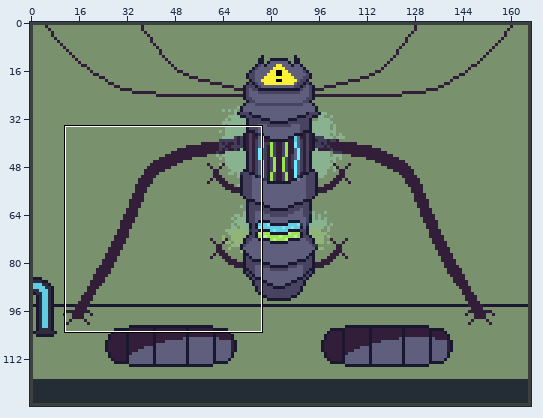
Sprite sheet: Sprites/Erik/Reactor.png. Above, an overview of the earlier version with the close-up marked.
Close-up. As it was:
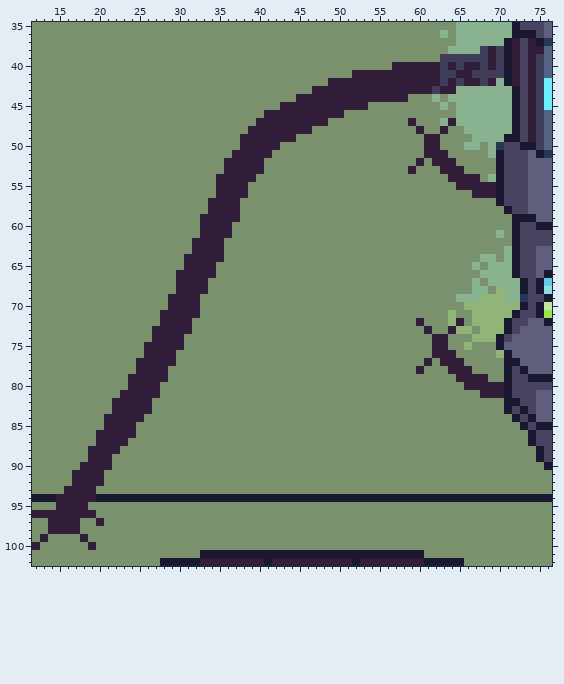
The file is 167x128 pixels. Colours within 5 levels of each other are drawn and written as one. Shown: x 12..76, y 35..102. The commit also changed other parts of the picture, which this record leaves out.
Now the later version:
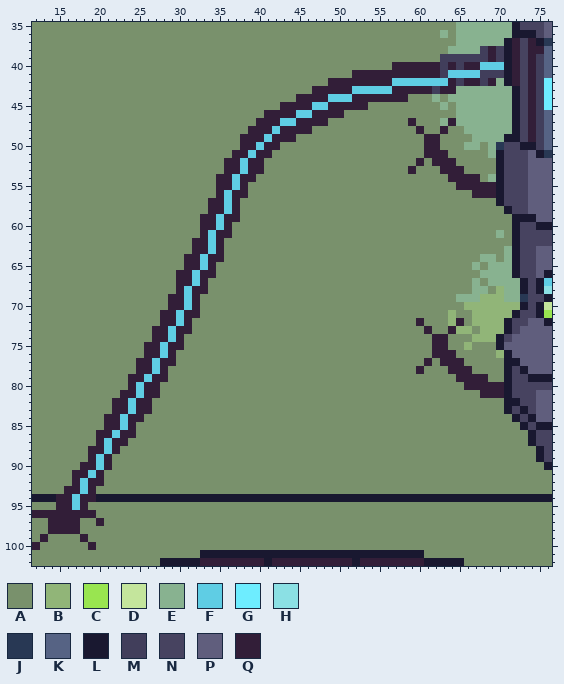
Palette (. is transparent): A #79916c  B #91b578  C #99e550  D #c4e59c  E #88b290  F #5fcde4  G #6eedff  H #8be0e4  J #283854  K #566384  L #191830  M #413e5b  N #474360  P #605e7d  Q #321e38
Changes in this commit:
The author changed colour M to colour F in row 40 at x 68 and 70; in row 41 at x 64 and 67; in row 42 at x 63.
The author changed colour Q to colour F in row 40 at x 69; in row 41 at x 65 to 66; in row 42 at x 57 to 62; in row 43 at x 52 to 56; in row 44 at x 49 to 51; in row 45 at x 47 to 48.
The author changed colour Q to colour F in row 46 at x 45 to 46; in row 47 at x 43 to 44; in row 48 at x 42; in row 49 at x 41; in row 50 at x 40; in row 51 at x 39.
The author changed colour Q to colour F in rows 52 to 53 at x 38; in rows 54 to 55 at x 37; in rows 56 to 58 at x 36; in rows 59 to 60 at x 35; in rows 61 to 63 at x 34; in rows 64 to 65 at x 33.
The author changed colour Q to colour F in rows 66 to 67 at x 32; in rows 68 to 70 at x 31; in rows 71 to 72 at x 30; in rows 73 to 74 at x 29; in rows 75 to 76 at x 28; in rows 77 to 78 at x 27.
The author changed colour Q to colour F in row 79 at x 26; in rows 80 to 81 at x 25; in rows 82 to 83 at x 24; in rows 84 to 85 at x 23; in row 86 at x 22; in rows 87 to 88 at x 21.
The author changed colour Q to colour F in rows 89 to 90 at x 20; in row 91 at x 19; in rows 92 to 93 at x 18; in rows 94 to 95 at x 17.
Where, in picture pixels (left, top, right, bottom), the same in both close-ups:
changed: (72, 62, 504, 510)
